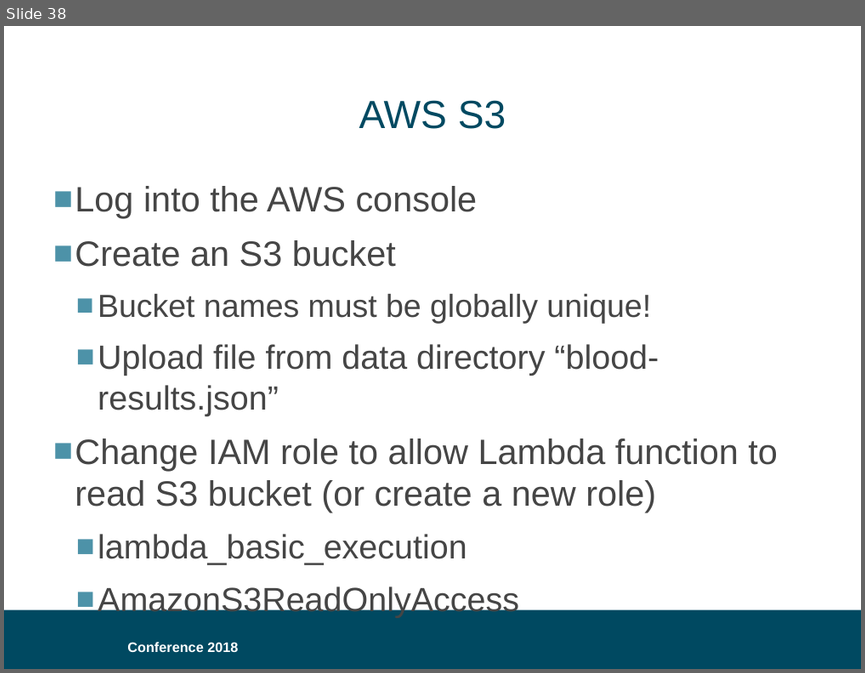
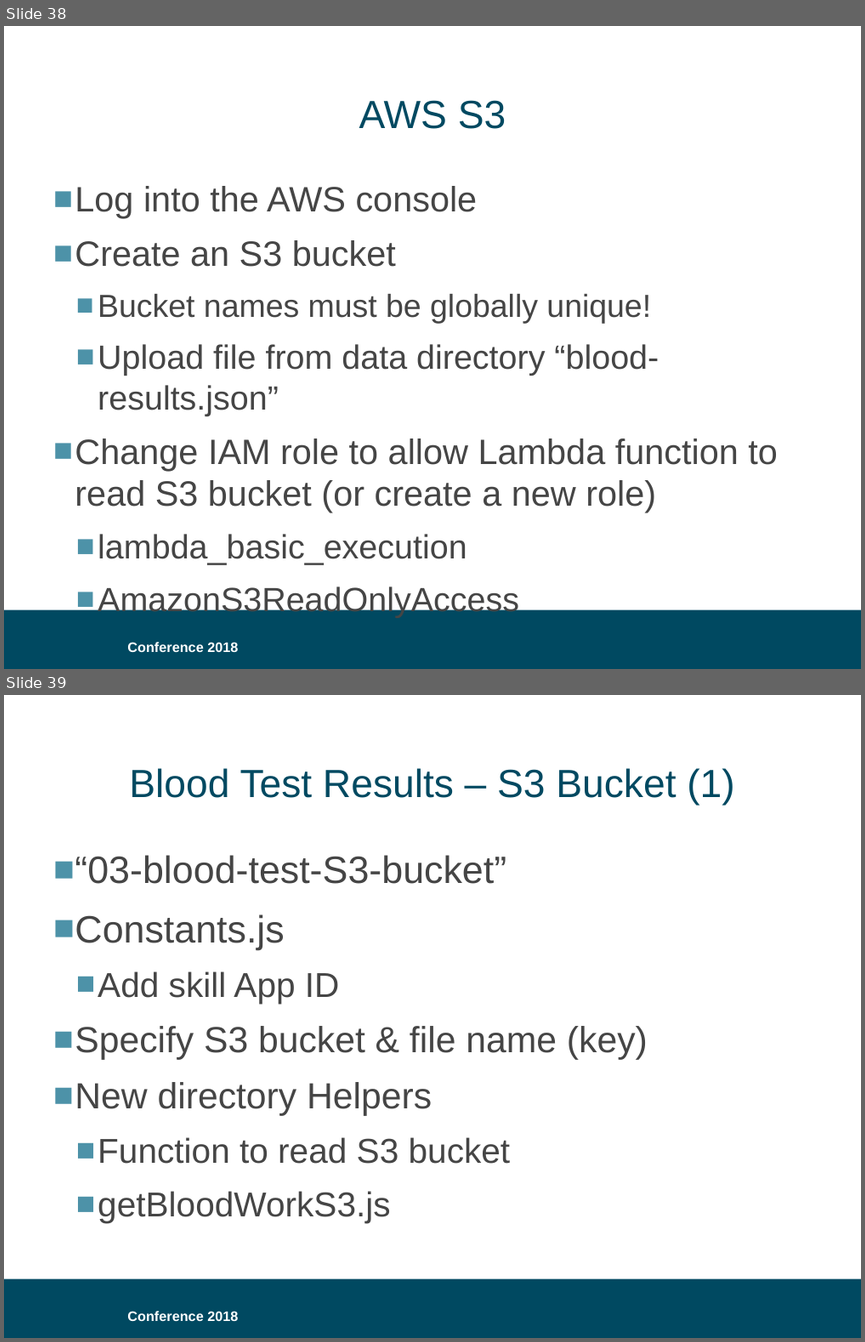
Before and after one commit to bklug/introductory-alexa-workshop, a slide deck: build-an-alexa-skill-for.pptx. Shown one above the other, each under a label of ours: slide 38 before the commit, slides 38 and 39 after it. The pictures are 865x673 and 865x1342 pixels, drawn with LibreOffice and Linux fonts; fonts in the diff are those of the drawing; background and template pictures are left out. Boxes give left, top, right and bottom in pixels: in the first picture for what was removed or moved away, otherwise in the second. Text is boxed around its words. In the diff, an @@ line names an element or a change of style, - is before the commit and + after.

```diff
--- a/build-an-alexa-skill-for.pptx
+++ b/build-an-alexa-skill-for.pptx
@@ slide 39 added at bbox=[4, 695, 861, 1338], background #FFFFFF; not listed: 2 template elements that a slide beside it also shows @@
@@ title added at bbox=[129, 768, 734, 805], 33 pt, text #004961 @@
+Blood Test Results – S3 Bucket (1)
@@ text added at bbox=[75, 855, 647, 1223], 29 pt, text #454545 @@
+■ “03-blood-test-S3-bucket”
+■ Constants.js
+  ■ Add skill App ID
+■ Specify S3 bucket & file name (key)
+■ New directory Helpers
+  ■ Function to read S3 bucket
+  ■ getBloodWorkS3.js
```
Also in this commit, not shown: 1 slide changed, 1 other slide added.
